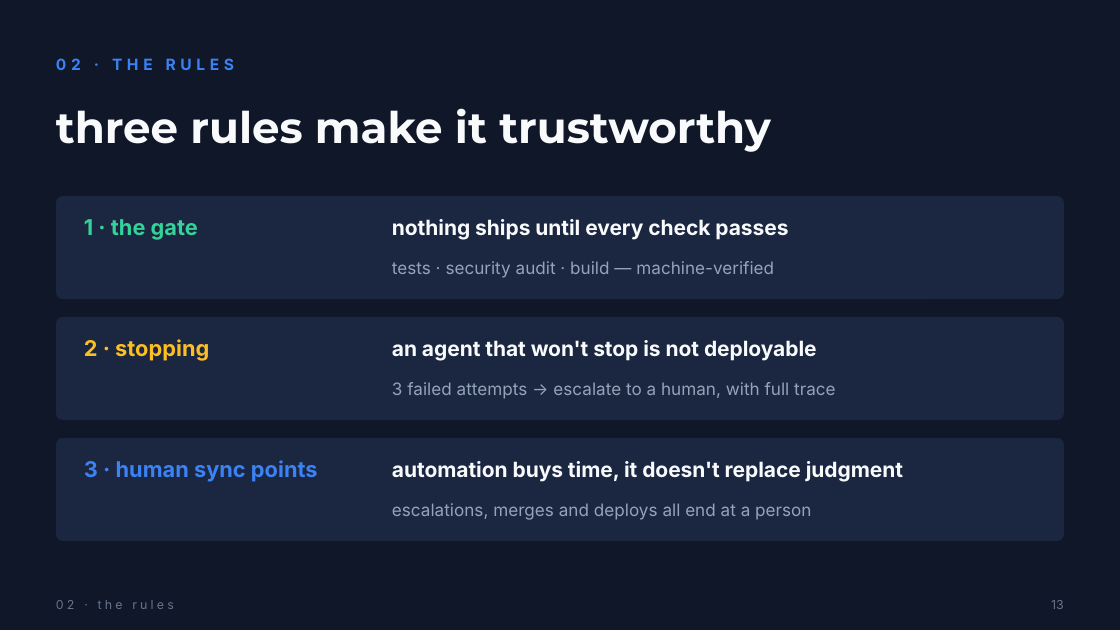
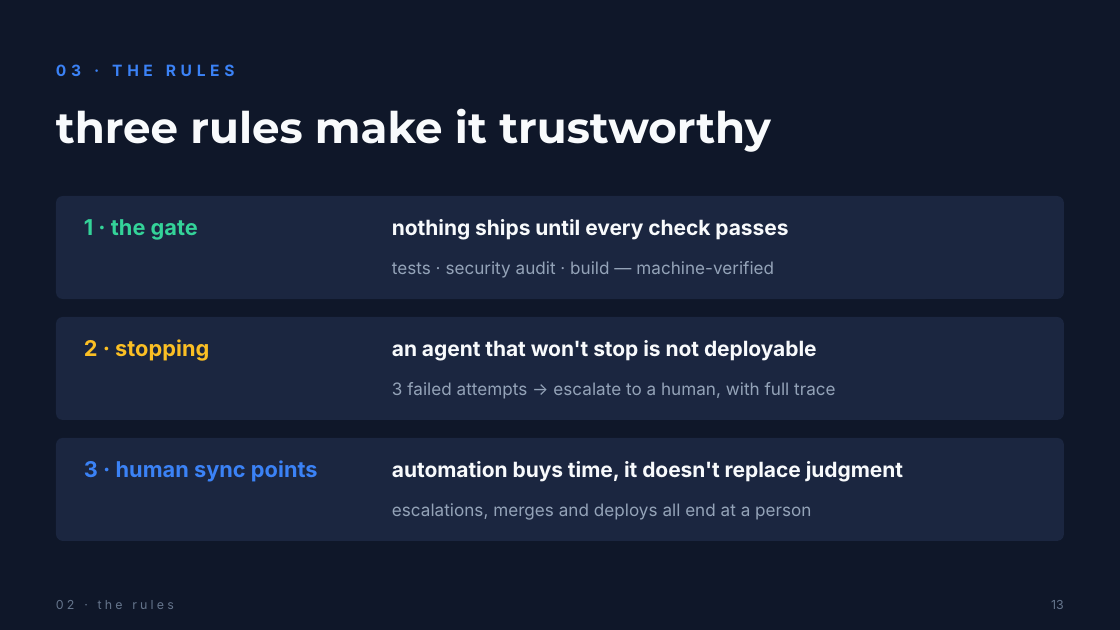
Before and after one commit to Bmbsolution/genai-demo, a slide deck: slide 13 of orchestrer-intelligence-gatherly.pptx. Drawn at 1120x630 pixels with LibreOffice and Linux fonts; fonts in the diff are those of the drawing. Boxes give left, top, right and bottom in pixels: in the first picture for what was removed or moved away, otherwise in the second. Text is boxed around its words. In the diff, an @@ line names an element or a change of style, - is before the commit and + after.

```diff
--- a/orchestrer-intelligence-gatherly.pptx
+++ b/orchestrer-intelligence-gatherly.pptx
@@ text at [56, 64, 235, 76]: text changed @@
-02 · THE RULES
+03 · THE RULES
```
Also in this commit, not shown: 11 other slides changed, 2 slides removed, 1 other file.
